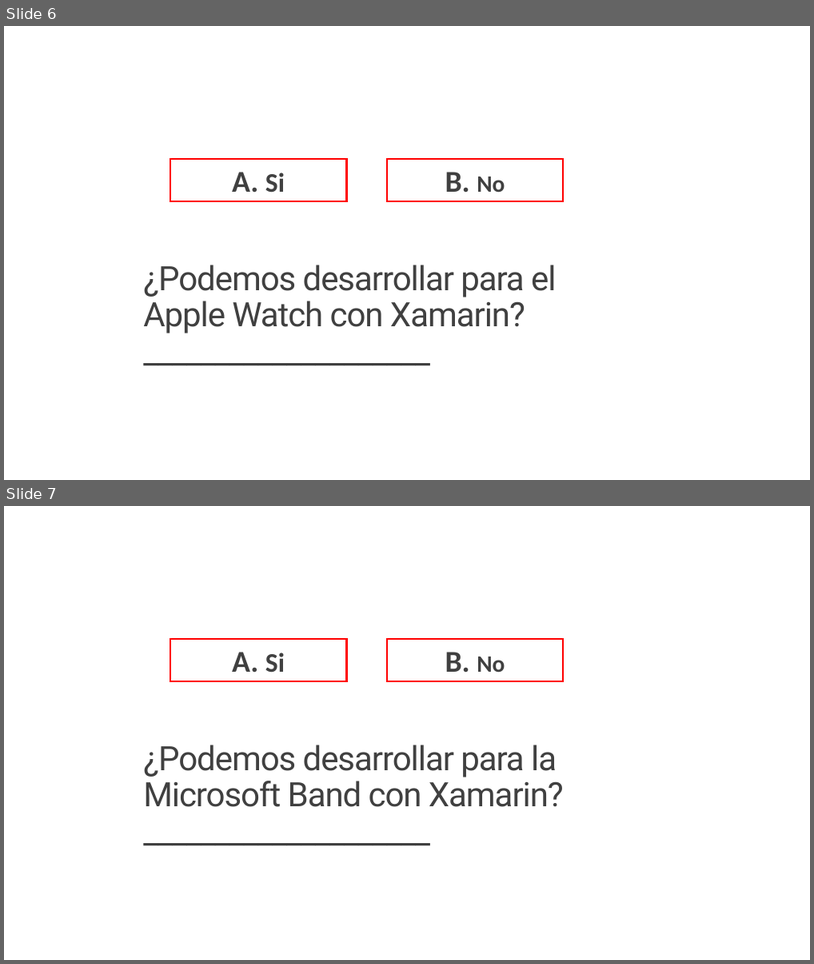
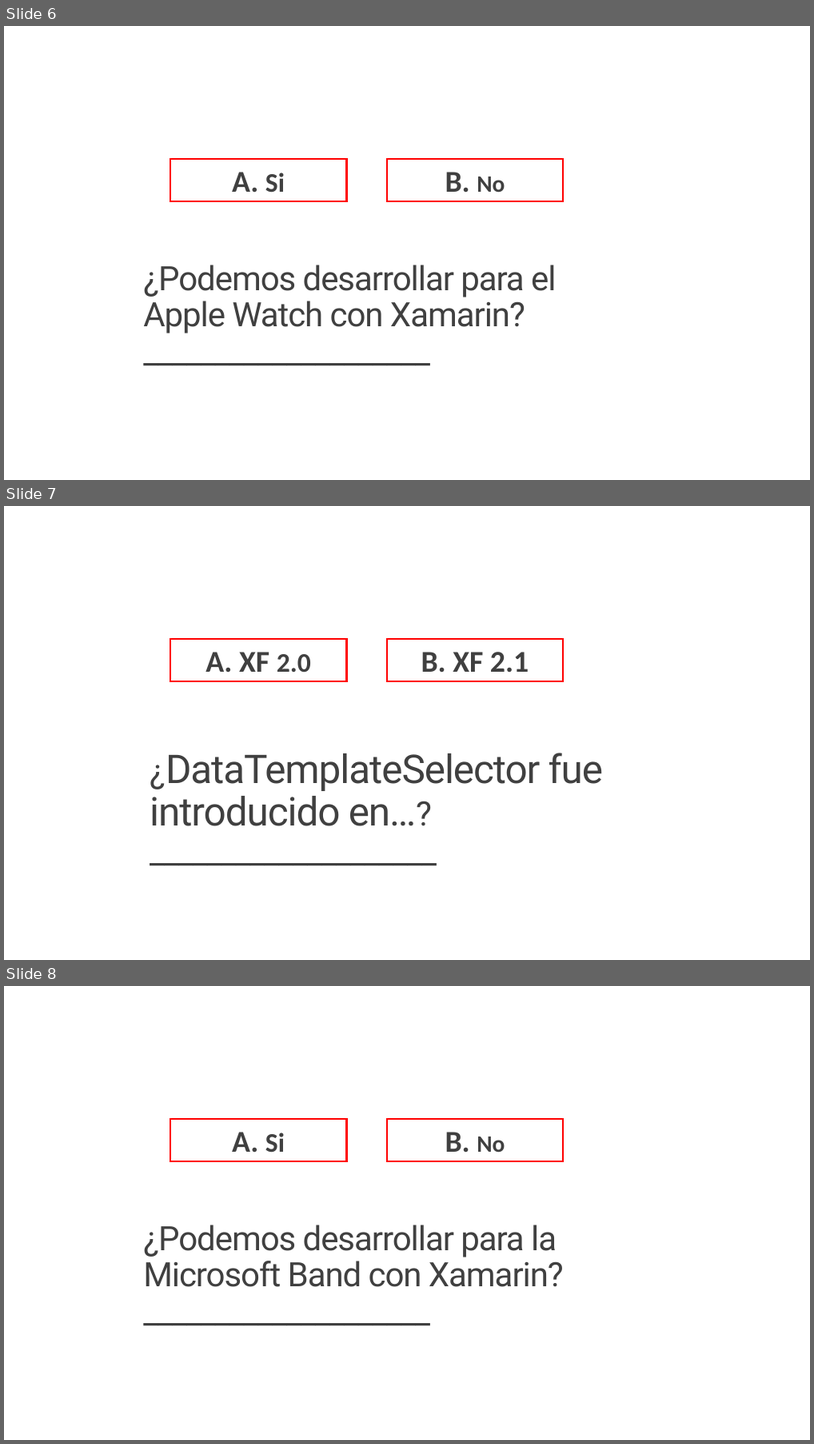
Before and after one commit to jsuarezruiz/Events, a slide deck: Xamarin 4 Party/03. Xamarin 4 Contest.pptx. Shown one above the other, each under a label of ours: slides 6 and 7 before the commit, slides 6, 7 and 8 after it. The pictures are 814x964 and 814x1444 pixels, drawn with LibreOffice and Linux fonts; fonts in the diff are those of the drawing. Boxes give left, top, right and bottom in pixels: in the first picture for what was removed or moved away, otherwise in the second. Text is boxed around its words. In the diff, an @@ line names an element or a change of style, - is before the commit and + after.

```diff
--- a/Xamarin 4 Party/03. Xamarin 4 Contest.pptx
+++ b/Xamarin 4 Party/03. Xamarin 4 Contest.pptx
@@ slide 7 added at box(4, 506, 810, 960), background #FFFFFF @@
@@ rectangle added at box(170, 639, 347, 681), outline #FF0000 2.25 pt, 36 pt, text #404040, bold @@
+A. XF 2.0
@@ rectangle added at box(387, 639, 563, 681), outline #FF0000 2.25 pt, 36 pt, text #404040, bold @@
+B. XF 2.1
@@ title added at box(150, 752, 604, 826), 47 pt, text #404040 @@
+¿DataTemplateSelector fue introducido en…?
+____________________
@@ what was slide 7 is now slide 8 @@
```
Also in this commit, not shown: 7 other slides added, 22 other files.
